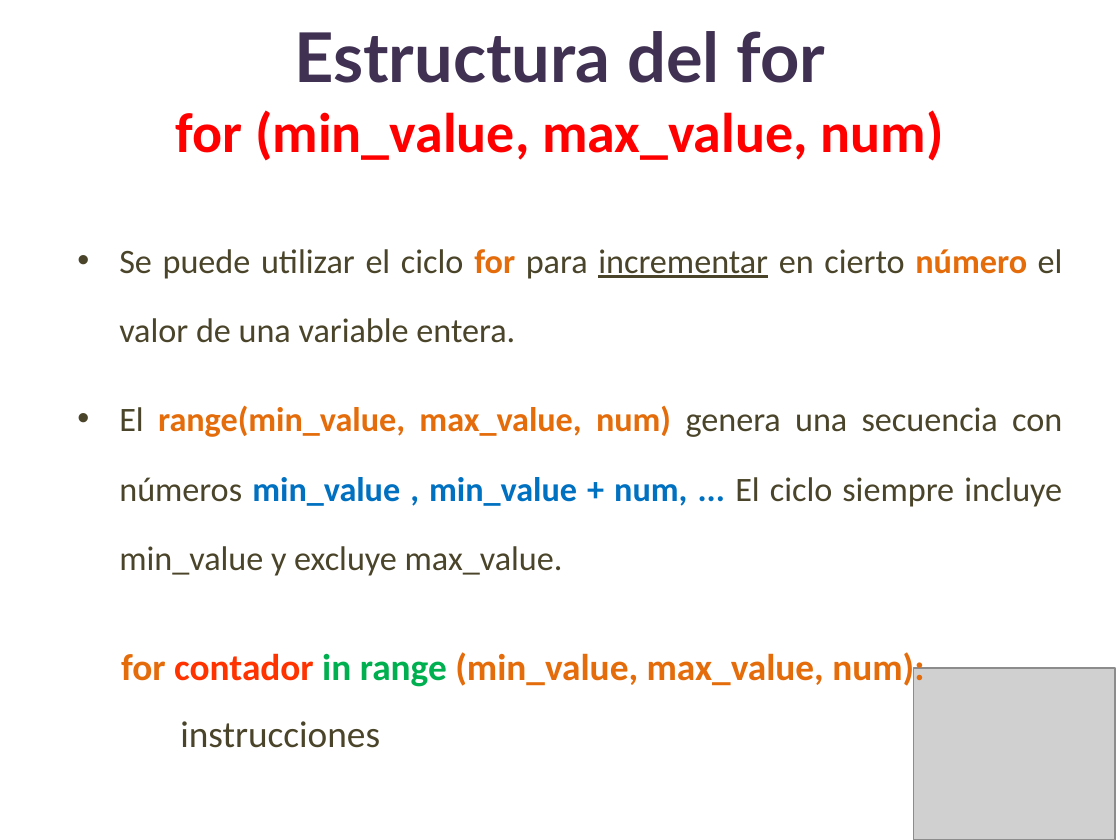
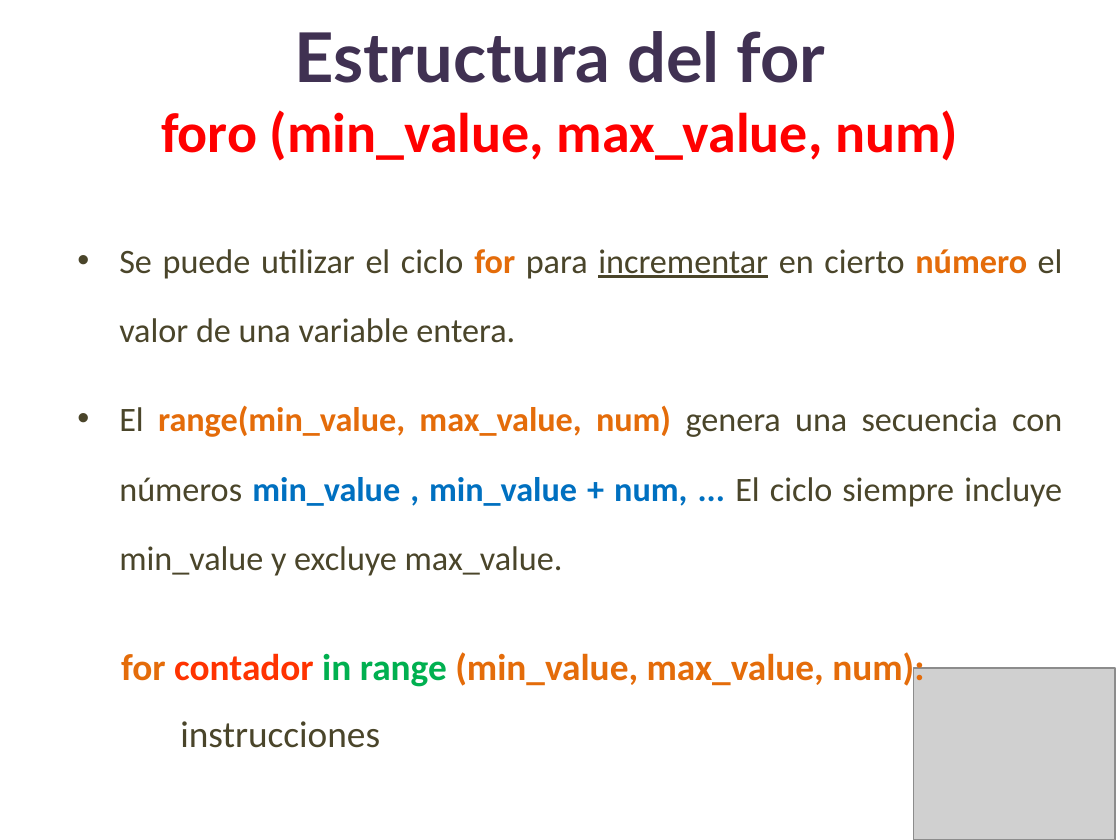
Before and after one commit to lizetheP/PensamientoC, a slide deck: slide 16 of CalendarioAgo2022/presentaciones/8_For.pptx. Drawn at 1120x840 pixels with LibreOffice and Linux fonts; fonts in the diff are those of the drawing; grey boxes stand for pictures. Boxes give left, top, right and bottom in pixels: in the first picture for what was removed or moved away, otherwise in the second. Text is boxed around its words. In the diff, an @@ line names an element or a change of style, - is before the commit and + after.

```diff
--- a/CalendarioAgo2022/presentaciones/8_For.pptx
+++ b/CalendarioAgo2022/presentaciones/8_For.pptx
@@ title at (161,31,958,161): text changed @@
-Estructura del for
-for (min_value, max_value, num)
+Estructura del for
+foro (min_value, max_value, num)
```
Also in this commit, not shown: 4 other slides changed.
